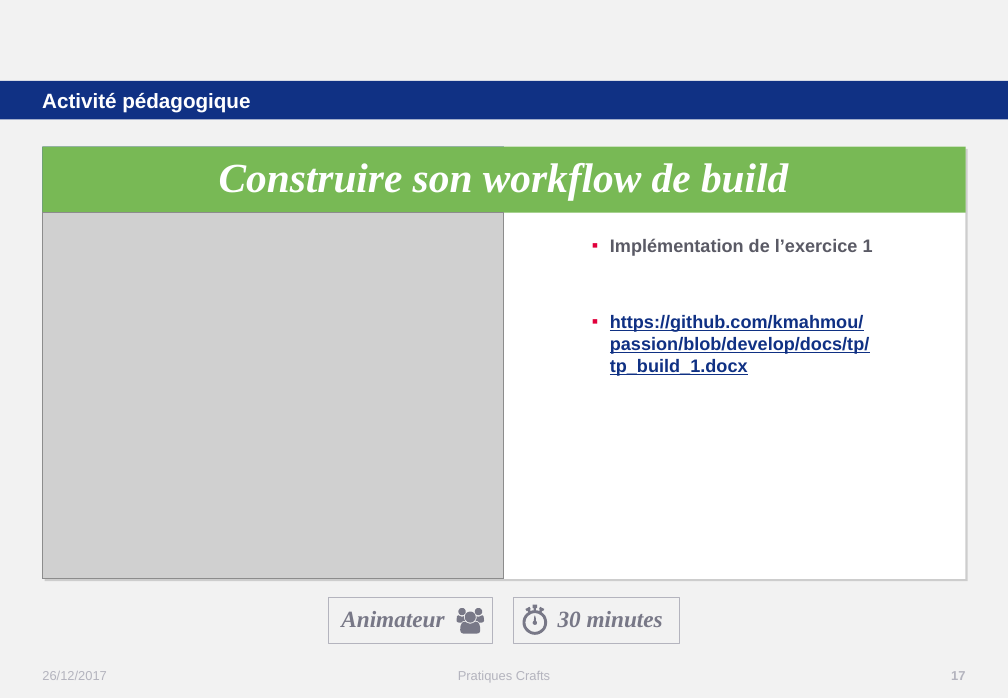
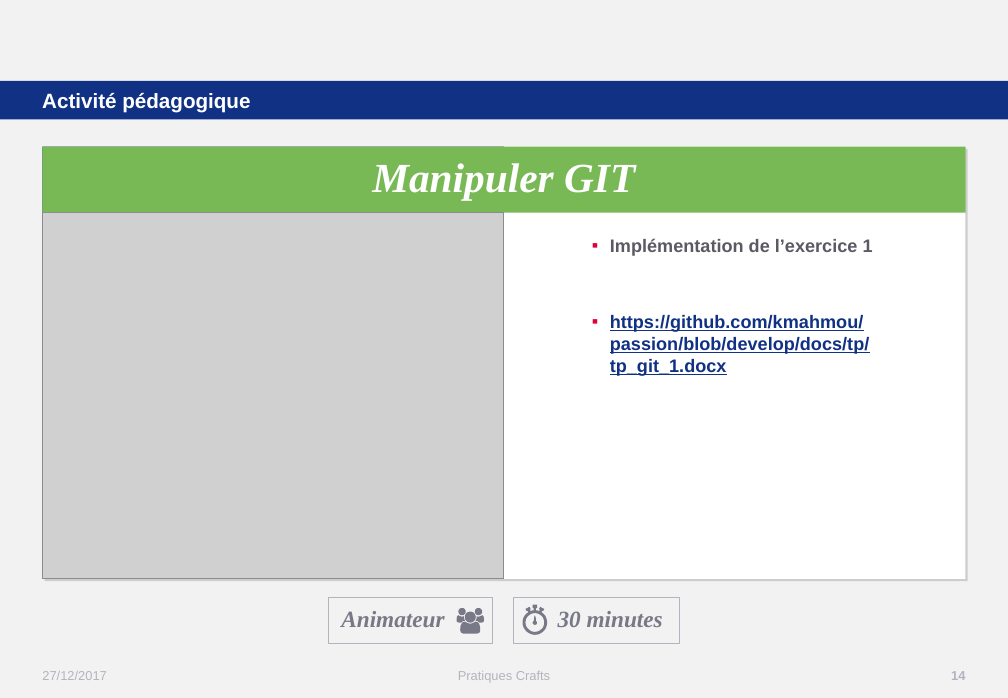
Before and after one commit to kmahmou/passion, a slide deck: slide 14 of docs/ppt/vsts_session_1.pptx (slide 17 before the commit). Drawn at 1008x698 pixels with LibreOffice and Linux fonts; fonts in the diff are those of the drawing; grey boxes stand for pictures; background and template pictures are left out. Boxes give left, top, right and bottom in pixels: in the first picture for what was removed or moved away, otherwise in the second. Text is boxed around its words. In the diff, an @@ line names an element or a change of style, - is before the commit and + after.

```diff
--- a/docs/ppt/vsts_session_1.pptx
+++ b/docs/ppt/vsts_session_1.pptx
@@ text at (372, 163, 635, 201): text changed @@
-Construire son workflow de build
+Manipuler GIT
@@ text at (610, 315, 869, 376): text changed @@
-▪ https://github.com/kmahmou/passion/blob/develop/docs/tp/tp_build_1.docx
+▪ https://github.com/kmahmou/passion/blob/develop/docs/tp/tp_git_1.docx
@@ text at (42, 671, 106, 680): text changed @@
-26/12/2017
+27/12/2017
@@ page number at (951, 671, 965, 680): text changed @@
-17
+14
```
Also in this commit, not shown: 11 other slides changed, 1 slide added, 4 other files.
